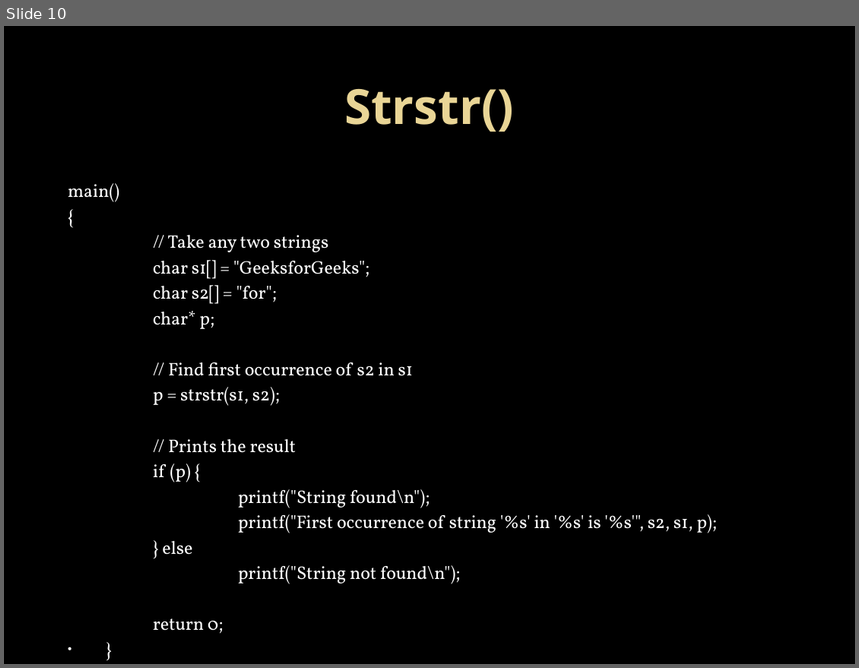
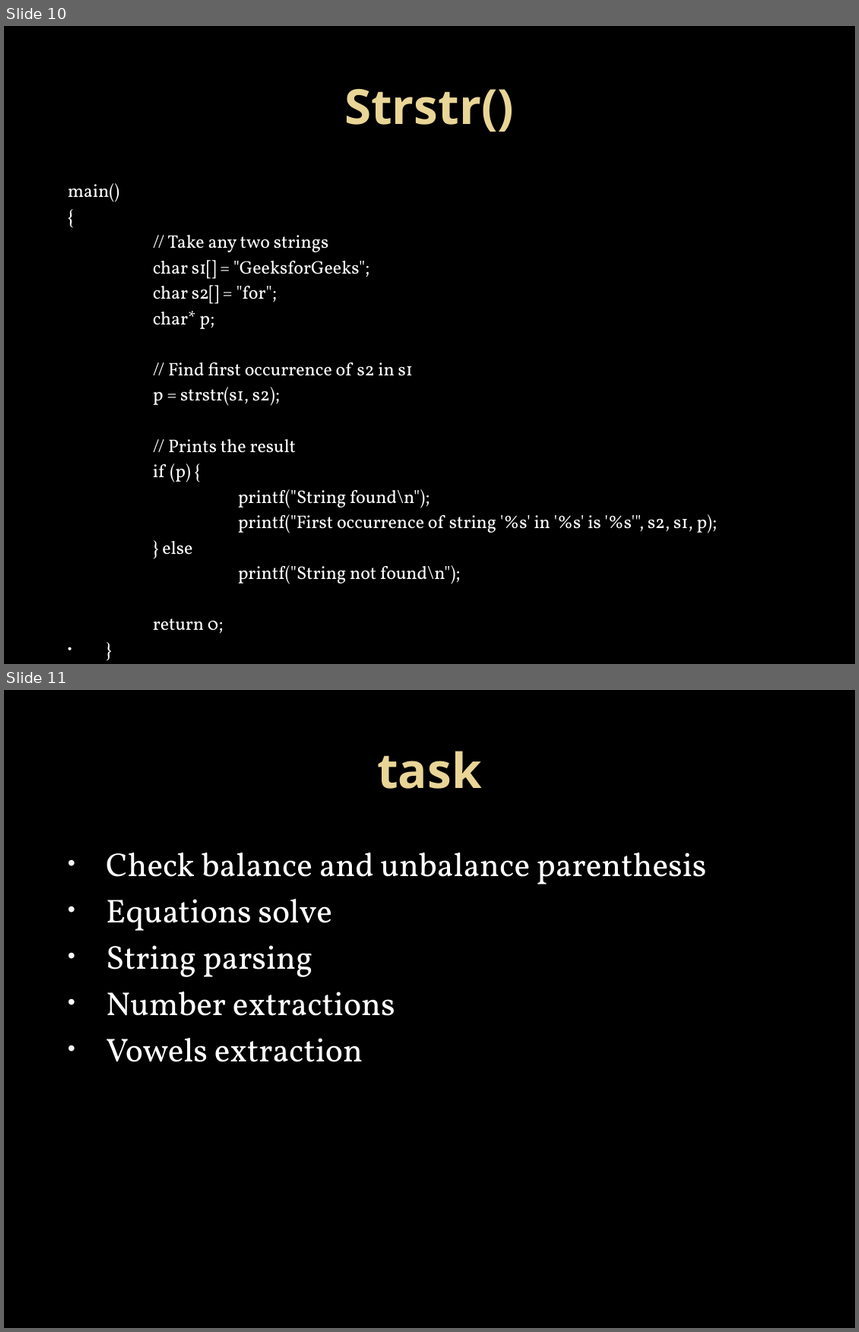
Before and after one commit to Mahesh-7/C_Programs, a slide deck: PPT/string.pptx. Shown one above the other, each under a label of ours: slide 10 before the commit, slides 10 and 11 after it. The pictures are 859x668 and 859x1332 pixels, drawn with LibreOffice and Linux fonts; fonts in the diff are those of the drawing; background and template pictures are left out. Boxes give left, top, right and bottom in pixels: in the first picture for what was removed or moved away, otherwise in the second. Text is boxed around its words. In the diff, an @@ line names an element or a change of style, - is before the commit and + after.

```diff
--- a/PPT/string.pptx
+++ b/PPT/string.pptx
@@ slide 11 added at <box>4,690,855,1328</box>, background picture (left out) @@
@@ title added at <box>377,751,481,789</box>, 41 pt, text gradient #EAD696 to #E7D081, bold @@
+task
@@ text added at <box>106,853,707,1062</box>, 28 pt, text #FFFFFF @@
+• Check balance and unbalance parenthesis
+• Equations solve
+• String parsing
+• Number extractions
+• Vowels extraction
```
Also in this commit, not shown: 2 slides changed.
